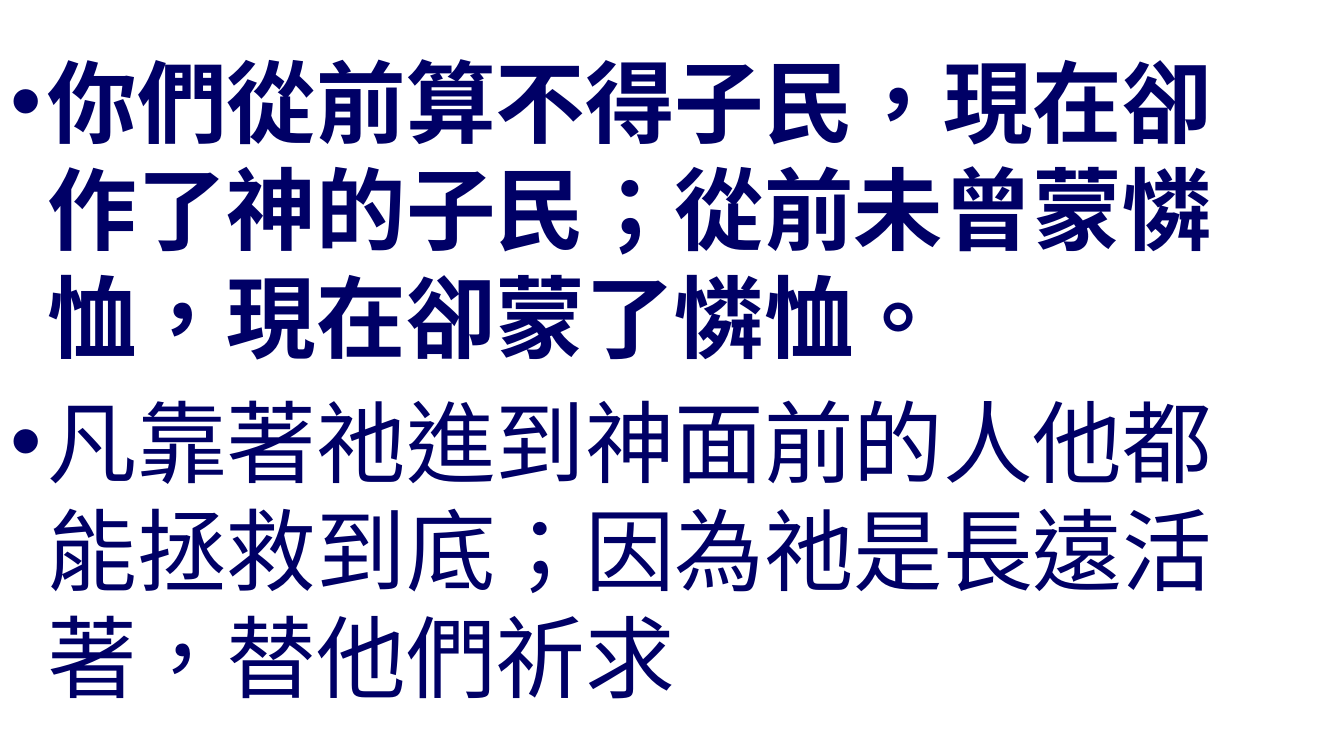
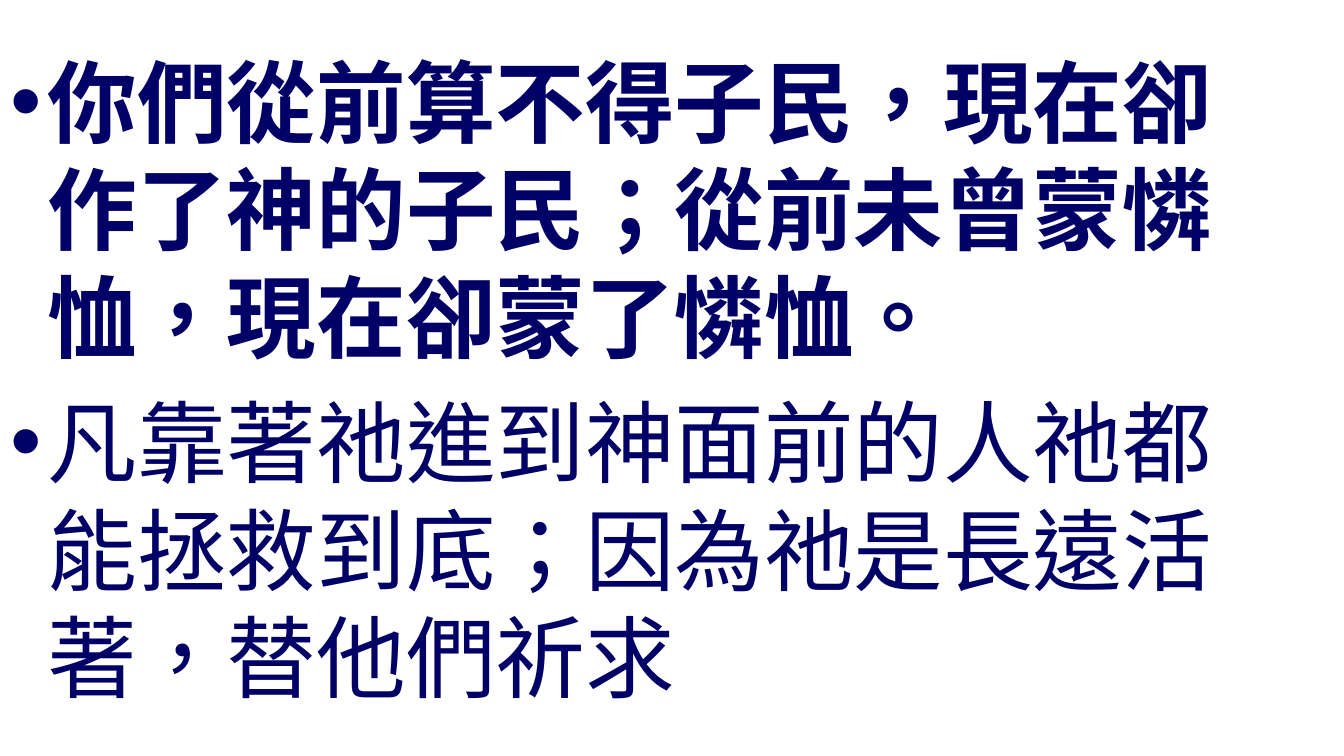
Before and after one commit to batisuoc/worship-resources, a slide deck: slide 4 of 32成為聖潔.pptx. Drawn at 1344x756 pixels with LibreOffice and Linux fonts; fonts in the diff are those of the drawing; background and template pictures are left out. Boxes give left, top, right and bottom in pixels: in the first picture for what was removed or moved away, otherwise in the second. Text is boxed around its words. In the diff, an @@ line names an element or a change of style, - is before the commit and + after.

Commit message:
Update 32

```diff
--- a/32成為聖潔.pptx
+++ b/32成為聖潔.pptx
@@ text at [48,400,1212,699]: text changed @@
-• 凡靠著祂進到神面前的人他都能拯救到底；因為祂是長遠活著，替他們祈求
+• 凡靠著祂進到神面前的人祂都能拯救到底；因為祂是長遠活著，替他們祈求
```
